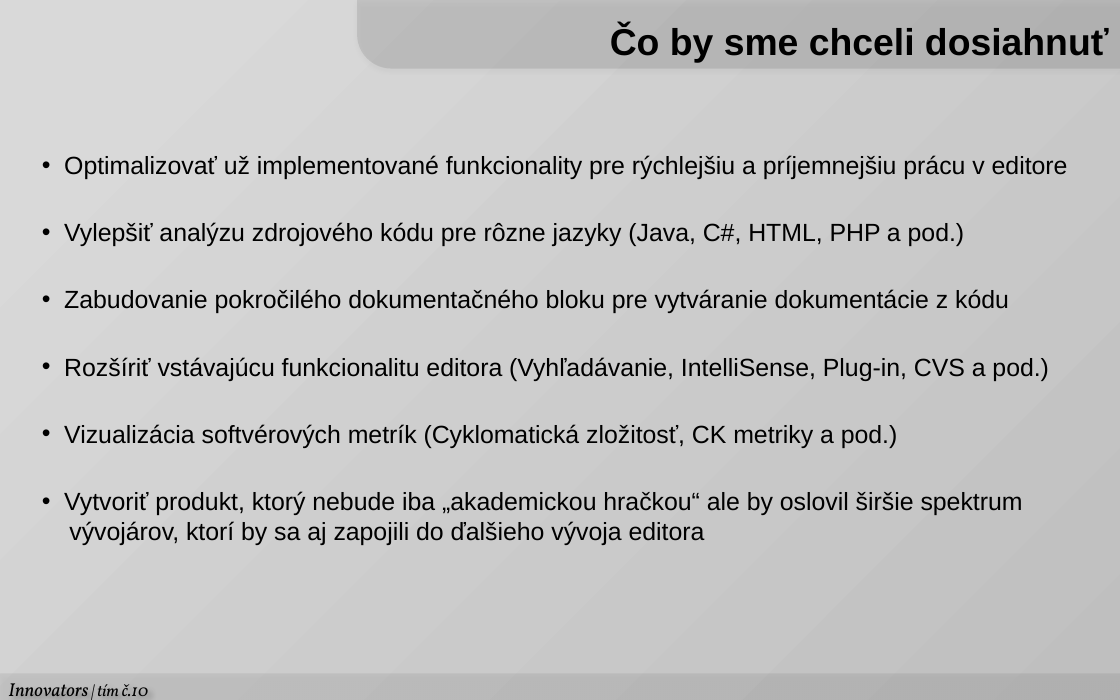
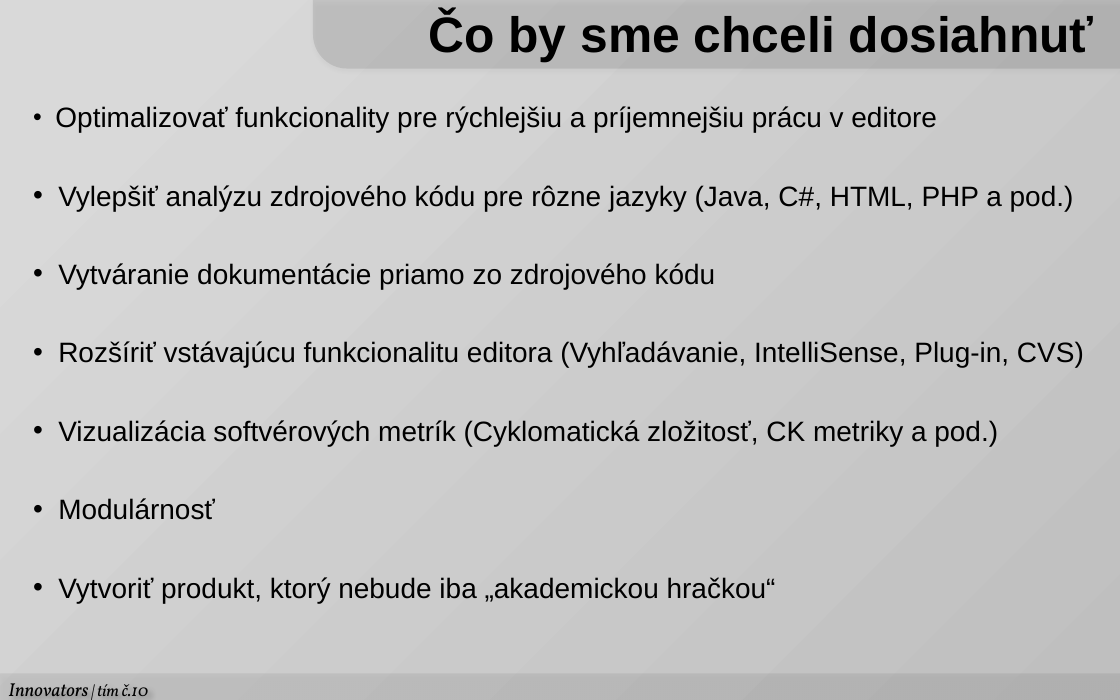
Before and after one commit to Innovators-Team10/Documentation, a slide deck: slide 9 of Dokumentacie/Ostatne/Prezentacie/LS/TrollEdit.pptx (slide 7 before the commit). Drawn at 1120x700 pixels with LibreOffice and Linux fonts; fonts in the diff are those of the drawing. Boxes give left, top, right and bottom in pixels: in the first picture for what was removed or moved away, otherwise in the second. Text is boxed around its words. In the diff, an @@ line names an element or a change of style, - is before the commit and + after.

```diff
--- a/Dokumentacie/Ostatne/Prezentacie/LS/TrollEdit.pptx
+++ b/Dokumentacie/Ostatne/Prezentacie/LS/TrollEdit.pptx
@@ text "Čo by sme chceli dosiahnuť": place and size @@
-text "Čo by sme chceli dosiahnuť" at [610, 26, 1109, 63]
+text "Čo by sme chceli dosiahnuť" at [428, 13, 1094, 63]
@@ text "Čo by sme chceli dosiahnuť" at [428, 13, 1094, 63]: size 24 to 32 pt; alignment right to left @@
@@ round same rect: place and size @@
-round same rect at [357, 0, 1120, 68]
+round same rect at [314, 0, 1120, 68]
@@ text "Optimalizovať funkcionality pre rýchlejšiu a ...": place and size @@
-text "Optimalizovať funkcionality pre rýchlejšiu a ..." at [64, 155, 1068, 545]
+text "Optimalizovať funkcionality pre rýchlejšiu a ..." at [55, 106, 1084, 603]
@@ text at [55, 106, 937, 132]: text changed; size 16 to 18 pt @@
-• Optimalizovať už implementované funkcionality pre rýchlejšiu a príjemnejšiu prácu v editore
+• Optimalizovať funkcionality pre rýchlejšiu a príjemnejšiu prácu v editore
@@ text at [58, 185, 1074, 446]: size 16 to 18 pt in "Vylepšiť analýzu zdrojového kódu pre rôzne jazyky ...", "Vizualizácia softvérových metrík (Cyklomatická zložitosť, CK ..." @@
@@ text at [58, 263, 1084, 368]: text changed; size 16 to 18 pt @@
-• Zabudovanie pokročilého dokumentačného bloku pre vytváranie dokumentácie z kódu
-• Rozšíriť vstávajúcu funkcionalitu editora (Vyhľadávanie, IntelliSense, Plug-in, CVS a pod.)
+• Vytváranie dokumentácie priamo zo zdrojového kódu
+• Rozšíriť vstávajúcu funkcionalitu editora (Vyhľadávanie, IntelliSense, Plug-in, CVS)
@@ text at [58, 498, 776, 603]: text changed; size 16 to 18 pt @@
-• Vytvoriť produkt, ktorý nebude iba „akademickou hračkou“ ale by oslovil širšie spektrum
-vývojárov, ktorí by sa aj zapojili do ďalšieho vývoja editora
+• Modulárnosť
+• Vytvoriť produkt, ktorý nebude iba „akademickou hračkou“
```
Also in this commit, not shown: 6 other slides changed, 2 slides added.
